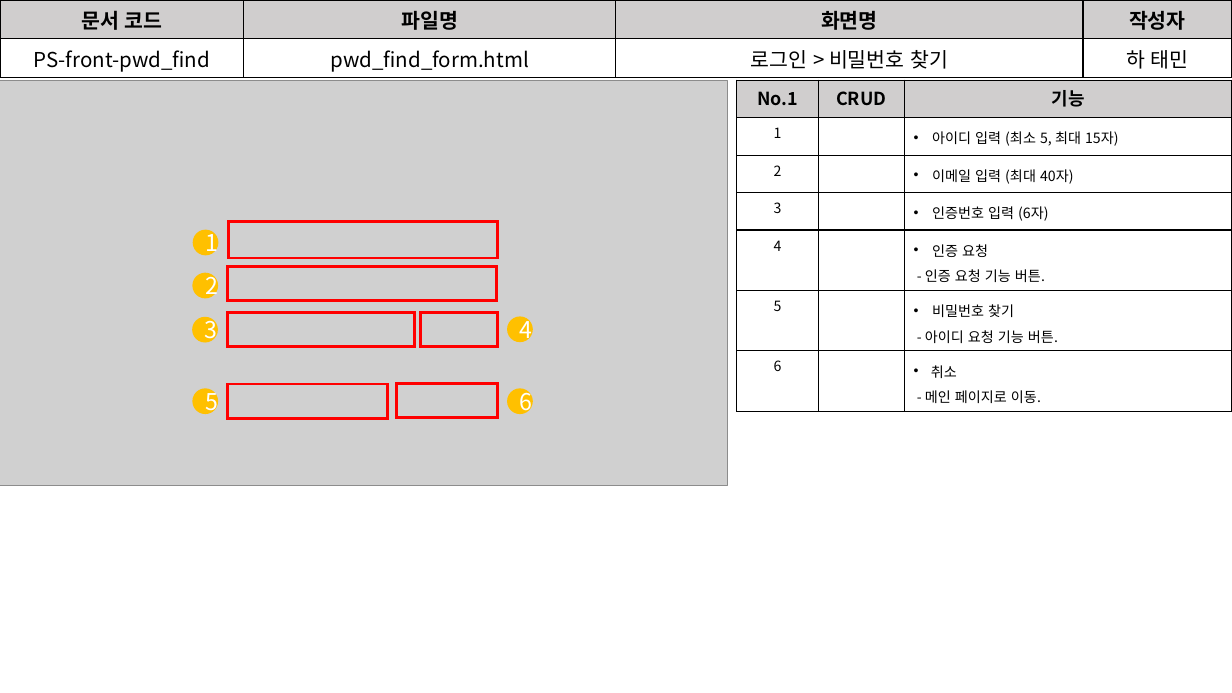
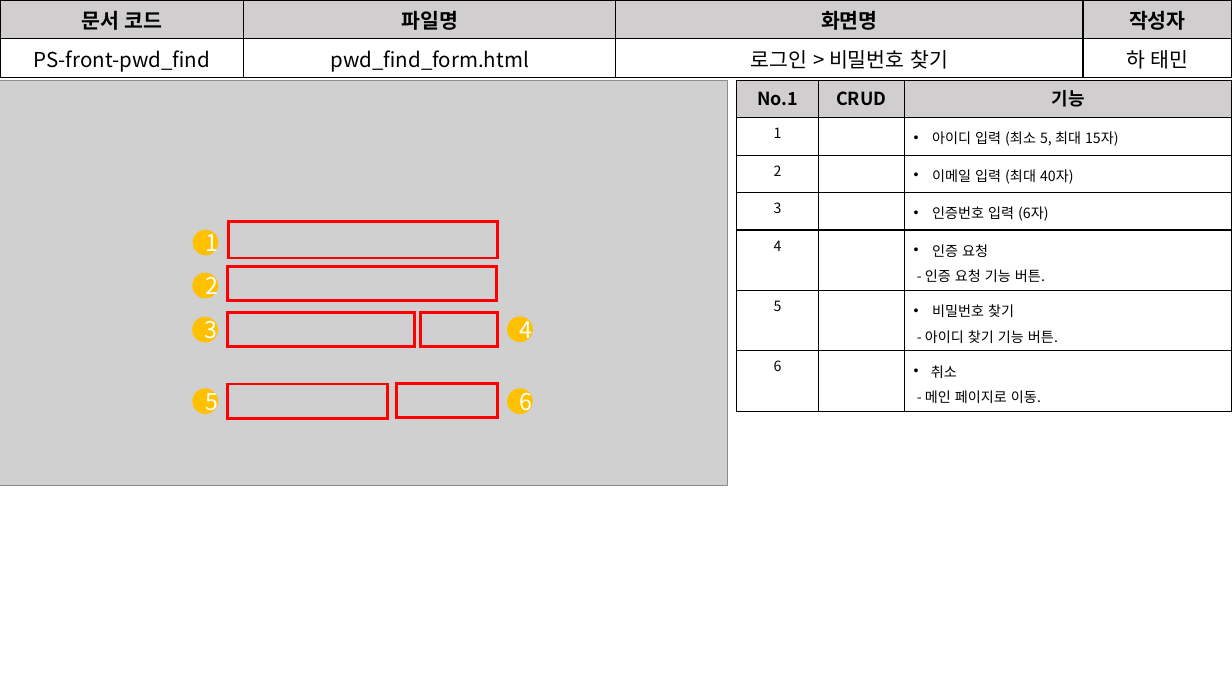
Before and after one commit to David-Ha-1217/Publisher_Portfolio, a slide deck: slide 10 of Documents/화면설계서.pptx. Drawn at 1232x693 pixels with LibreOffice and Linux fonts; fonts in the diff are those of the drawing; grey boxes stand for pictures. Boxes give left, top, right and bottom in pixels: in the first picture for what was removed or moved away, otherwise in the second. Text is boxed around its words. In the diff, an @@ line names an element or a change of style, - is before the commit and + after.

Commit message:
(2020-06-04) 기능정의서, 화면설계서 수정.

```diff
--- a/Documents/화면설계서.pptx
+++ b/Documents/화면설계서.pptx
@@ table at (x1=738, y1=80, x2=1232, y2=407) @@
-row 6, column 3: 비밀번호 찾기 / - 아이디 요청 기능 버튼.
+row 6, column 3: 비밀번호 찾기 / - 아이디 찾기 기능 버튼.
```
Also in this commit, not shown: 9 other slides changed, 4 slides added, 3 slides removed, 1 other file.
